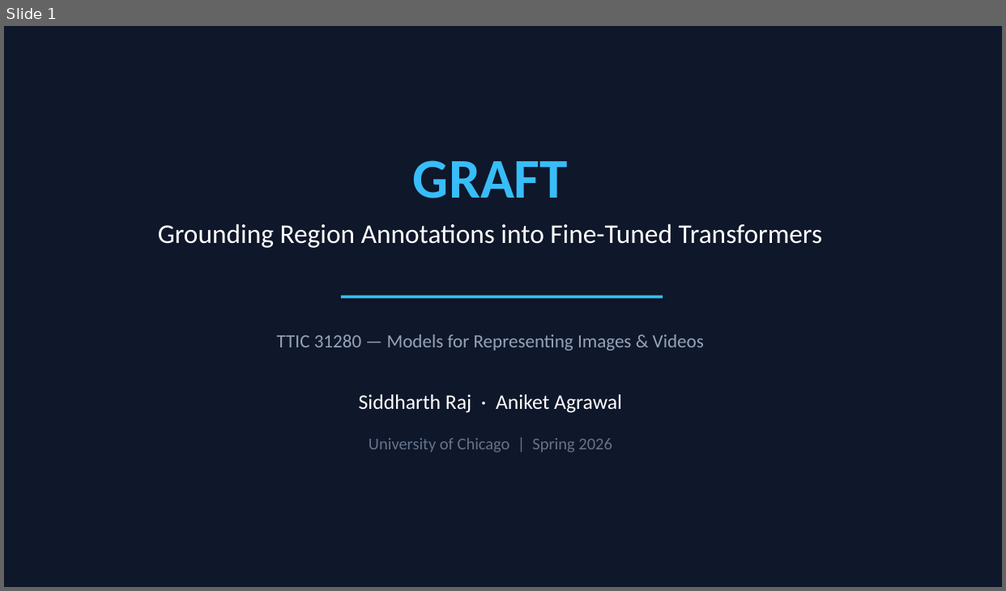
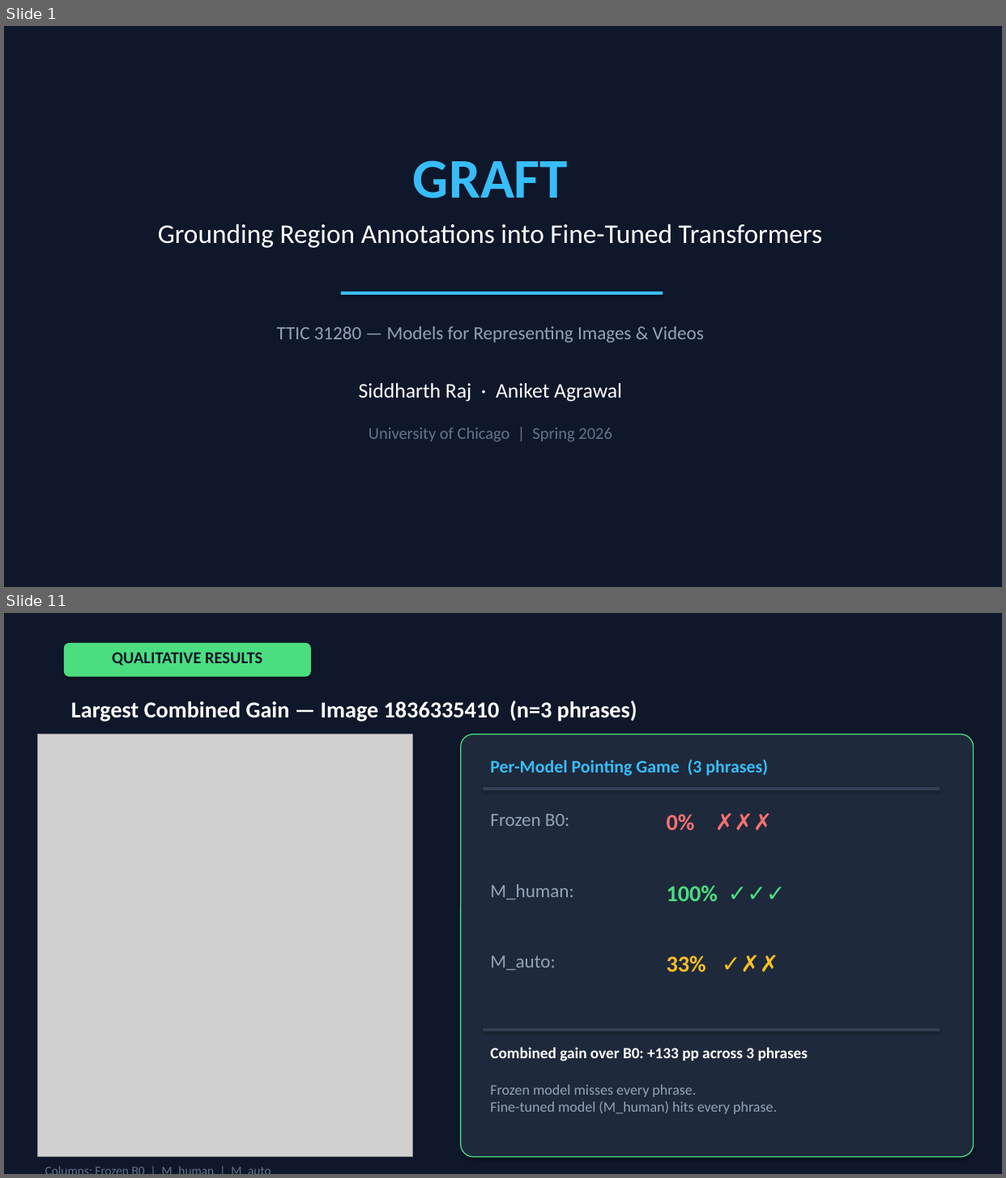
Before and after one commit to Ani0202/region-grounded, a slide deck: presentation/graft_presentation.pptx. Shown one above the other, each under a label of ours: slide 1 before the commit, slides 1 and 11 after it; the slides between them are not shown. The pictures are 1006x591 and 1006x1178 pixels, drawn with LibreOffice and Linux fonts; fonts in the diff are those of the drawing; grey boxes stand for pictures. Boxes give left, top, right and bottom in pixels: in the first picture for what was removed or moved away, otherwise in the second. Text is boxed around its words. In the diff, an @@ line names an element or a change of style, - is before the commit and + after.

```diff
--- a/presentation/graft_presentation.pptx
+++ b/presentation/graft_presentation.pptx
@@ slide 11 added at (4,613,1002,1174), background #0F172A @@
@@ rounded rectangle added at (64,643,311,677), fill #4ADE80 @@
@@ text added at (112,652,262,666), 16 pt, text #0F172A, bold @@
+QUALITATIVE RESULTS
@@ text added at (71,700,637,722), 22 pt, text #FFFFFF, bold @@
+Largest Combined Gain — Image 1836335410 (n=3 phrases)
@@ picture added at (38,735,413,1157) @@
@@ rounded rectangle added at (461,735,974,1157), fill #1E293B, outline #4ADE80 1 pt @@
@@ text added at (490,760,768,776), 17 pt, text #38BDF8, bold @@
+Per-Model Pointing Game (3 phrases)
@@ rectangle added at (484,787,940,790), fill #334155 @@
@@ text added at (490,814,569,826), 18 pt, text #94A3B8 @@
+Frozen B0:
@@ text added at (667,814,695,831), 22 pt, text #F87171, bold @@
+0% ✗✗✗
@@ text added at (490,884,573,900), 18 pt, text #94A3B8 @@
+M_human:
@@ text added at (667,885,718,901), 22 pt, text #4ADE80, bold @@
+100% ✓✓✓
@@ text added at (490,956,555,970), 18 pt, text #94A3B8 @@
+M_auto:
@@ text added at (667,956,706,973), 22 pt, text #FBBF24, bold @@
+33% ✓✗✗
@@ rectangle added at (484,1029,940,1032), fill #334155 @@
@@ text added at (490,1047,808,1062), 15 pt, text #FFFFFF, bold @@
+Combined gain over B0: +133 pp across 3 phrases
@@ text added at (490,1084,777,1114), 14 pt, text #94A3B8 @@
+Frozen model misses every phrase.
+Fine-tuned model (M_human) hits every phrase.
@@ text added at (490,1085,669,1114), 12 pt, text #64748B @@
+Columns: Frozen B0 | M_human | M_auto
@@ slide 1 changed as well @@
@@ rectangle: place and size @@
-rectangle at (341,296,663,298)
+rectangle at (341,292,663,295)
@@ text "TTIC 31280 — Models for ...": place and size @@
-text "TTIC 31280 — Models for ..." at (277,335,704,351)
+text "TTIC 31280 — Models for ..." at (277,327,704,343)
@@ text "Siddharth Raj · Aniket Agrawal": place and size @@
-text "Siddharth Raj · Aniket Agrawal" at (359,395,622,413)
+text "Siddharth Raj · Aniket Agrawal" at (359,383,622,402)
@@ text "University of Chicago | Spring ...": place and size @@
-text "University of Chicago | Spring ..." at (368,438,612,453)
+text "University of Chicago | Spring ..." at (368,428,612,442)
```
Also in this commit, not shown: 9 other slides changed, 5 other slides added, 4 slides removed, 1 other file.
